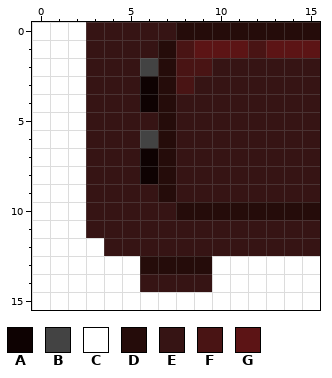
File history of a pixel-art sprite, AnkamaJam/Assets/Textures/Decors/furniture/Furniture_04.png. Above, as it was before the edit.
The file is 16x16 pixels. Colours within 5 levels of each other are drawn and written as one.
Palette (. is transparent): A #0e0202  B #434343  C #ffffff  D #250c0a  E #361414  F #491414  G #5c1415
Once edited:
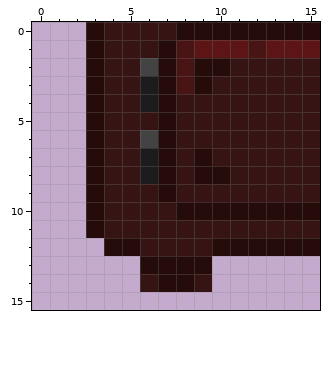
Message: graph màj asset furniture
Edits made:
@@ palette @@
-A #0e0202
+A #1c1c1c
@@ x 0..15 @@
- 0 CCCEEEEEDDDDDDDD
- 1 CCCEEEEDFGGGFGGG
- 2 CCCEEEBDFFEEEEEE
- 3 CCCEEEADFEEEEEEE
- 4 CCCEEEADEEEEEEEE
- 5 CCCEEEEDEEEEEEEE
- 6 CCCEEEBDEEEEEEEE
- 7 CCCEEEADEEEEEEEE
- 8 CCCEEEADEEEEEEEE
- 9 CCCEEEEDEEEEEEEE
-10 CCCEEEEEDDDDDDDD
-11 CCCEEEEEEEEEEEEE
-12 CCCCEEEEEEEEEEEE
-13 CCCCCCDDDDCCCCCC
-14 CCCCCCEEEECCCCCC
-15 CCCCCCCCCCCCCCCC
+ 0 ...DEEEEDDDDDDDD
+ 1 ...DEEEDFGGGFGGG
+ 2 ...DEEBDFDDEEEEE
+ 3 ...DEEADFDEEEEEE
+ 4 ...DEEADEEEEEEEE
+ 5 ...DEEEDEEEEEEEE
+ 6 ...DEEBDEEEEEEEE
+ 7 ...DEEADEDEEEEEE
+ 8 ...DEEADEDDEEEEE
+ 9 ...DEEEDEEEEEEEE
+10 ...DEEEEDDDDDDDD
+11 ...DEEEEEEEEEEEE
+12 ....DDEEEEDDDDDD
+13 ......DDDD......
+14 ......EDDE......
+15 ................
Boxes around the changes in both pictures, in picture pixels (x1, y1, x2, y2):
changed: (32, 22, 320, 310)
